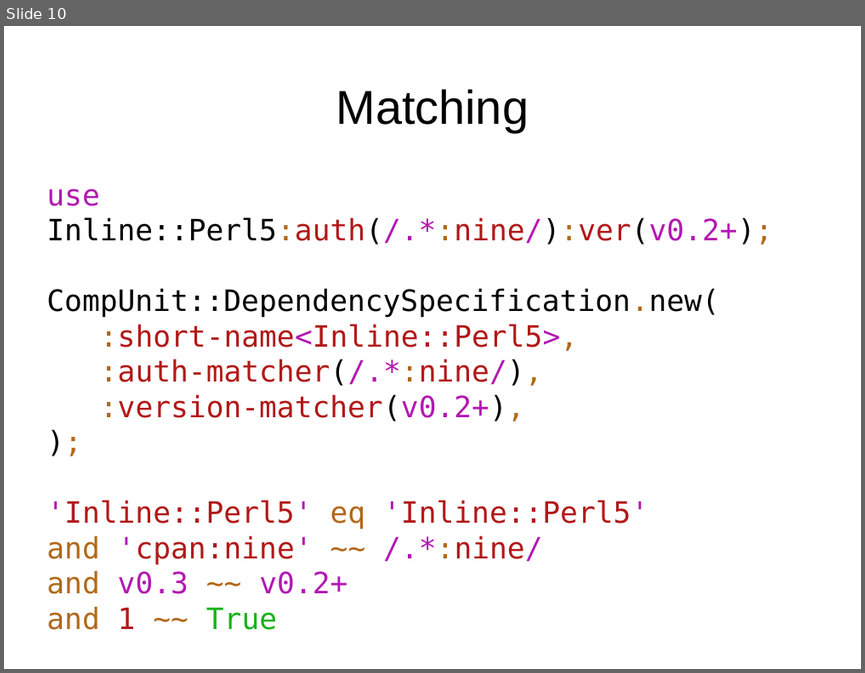
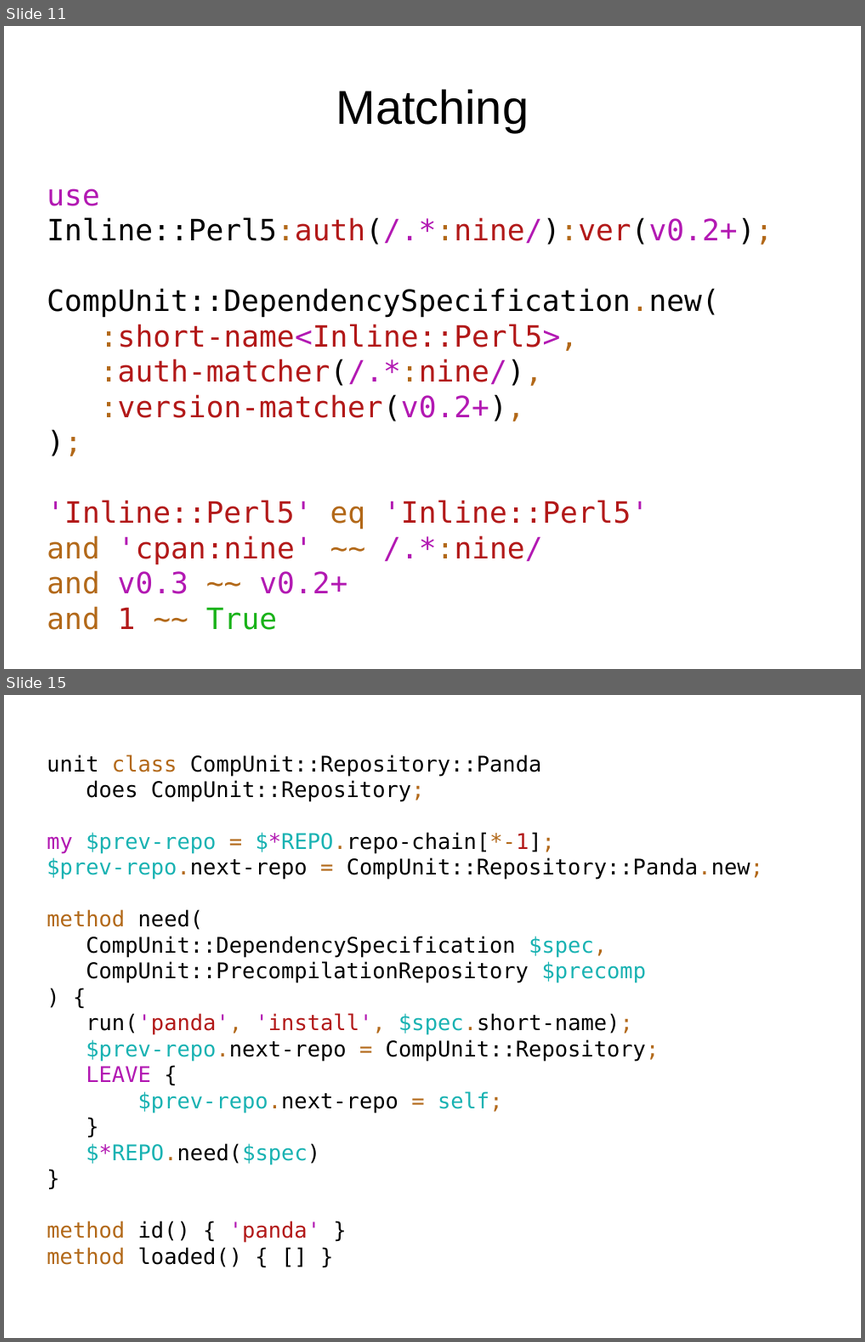
Before and after one commit to niner/talks, a slide deck: A look behind the curtains - module loading in Perl 6/Module loading in Perl 6.odp. Shown one above the other, each under a label of ours: slide 10 before the commit, slides 11 and 15 after it; the slides between them are not shown. The pictures are 865x673 and 865x1342 pixels, drawn with LibreOffice and Linux fonts; fonts in the diff are those of the drawing. Boxes give left, top, right and bottom in pixels: in the first picture for what was removed or moved away, otherwise in the second. Text is boxed around its words. In the diff, an @@ line names an element or a change of style, - is before the commit and + after.

```diff
--- a/A look behind the curtains - module loading in Perl 6/Module loading in Perl 6.odp
+++ b/A look behind the curtains - module loading in Perl 6/Module loading in Perl 6.odp
@@ slide 15 added at (4,695,861,1338), background #FFFFFF @@
@@ subtitle added at (46,755,763,1267), 20 pt, text #000000 @@
+unit class CompUnit::Repository::Panda
+does CompUnit::Repository;
+my $prev-repo = $*REPO.repo-chain[*-1];
+$prev-repo.next-repo = CompUnit::Repository::Panda.new;
+method need(
+CompUnit::DependencySpecification $spec,
+CompUnit::PrecompilationRepository $precomp
+) {
+run('panda', 'install', $spec.short-name);
+$prev-repo.next-repo = CompUnit::Repository;
+LEAVE {
+$prev-repo.next-repo = self;
+}
+$*REPO.need($spec)
+}
+method id() { 'panda' }
+method loaded() { [] }
@@ what was slide 10 is now slide 11 @@
```
Also in this commit, not shown: 2 slides changed, 6 other slides added, 5 other files.
